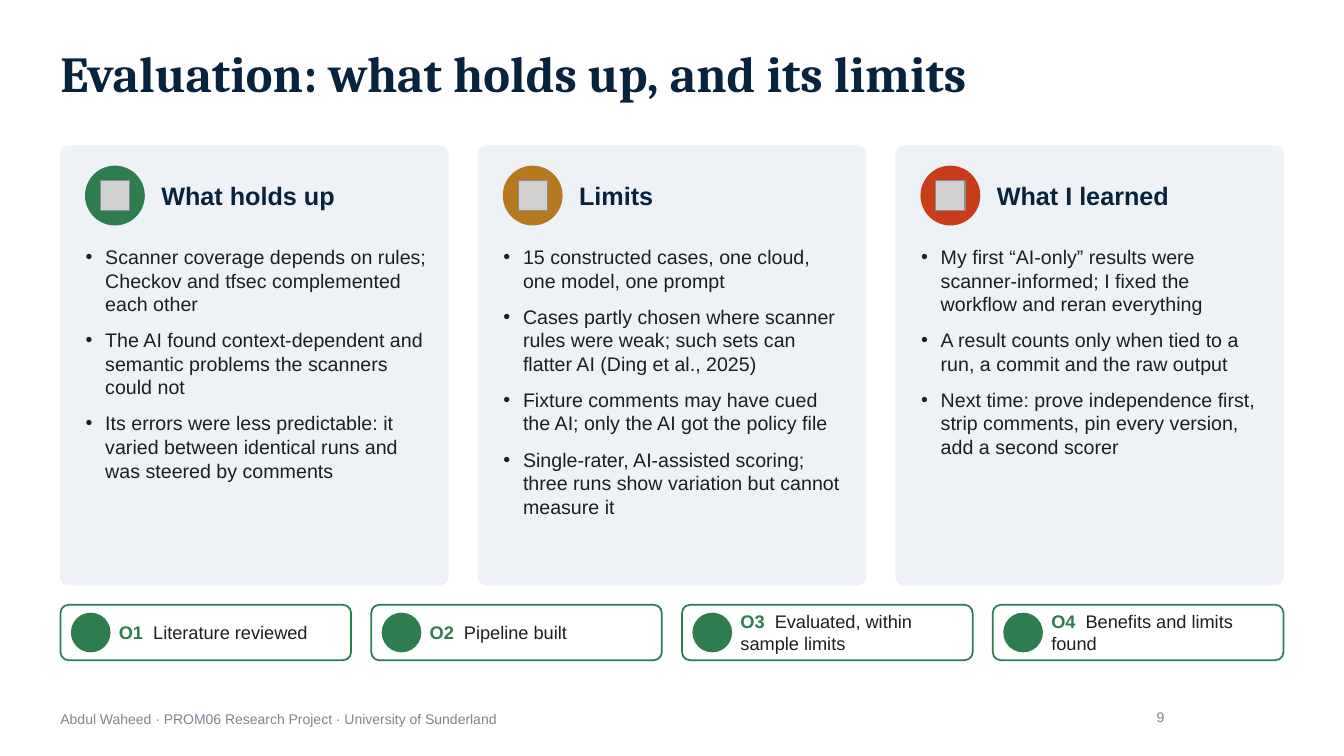
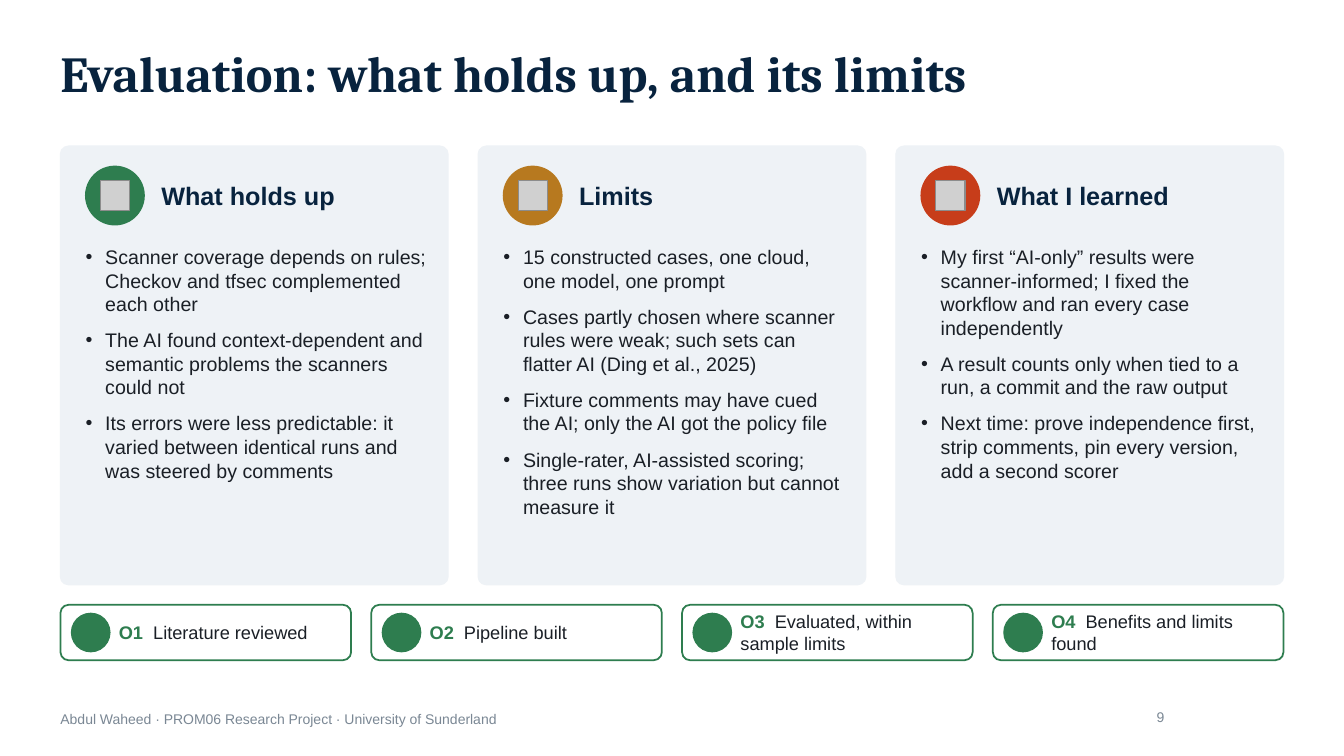
Before and after one commit to abdulwaheed384/ai-pr-review, a slide deck: slide 9 of evidence/prom06/presentation/PROM06_Presentation_AbdulWaheed_209333039.pptx. Drawn at 1344x756 pixels with LibreOffice and Linux fonts; fonts in the diff are those of the drawing; grey boxes stand for pictures; background and template pictures are left out. Boxes give left, top, right and bottom in pixels: in the first picture for what was removed or moved away, otherwise in the second. Text is boxed around its words. In the diff, an @@ line names an element or a change of style, - is before the commit and + after.

```diff
--- a/evidence/prom06/presentation/PROM06_Presentation_AbdulWaheed_209333039.pptx
+++ b/evidence/prom06/presentation/PROM06_Presentation_AbdulWaheed_209333039.pptx
@@ text at (941,249,1195,339): text changed @@
-• My first “AI-only” results were scanner-informed; I fixed the workflow and reran everything
+• My first “AI-only” results were scanner-informed; I fixed the workflow and ran every case independently
```
Also in this commit, not shown: 3 other slides changed, 7 other files.
